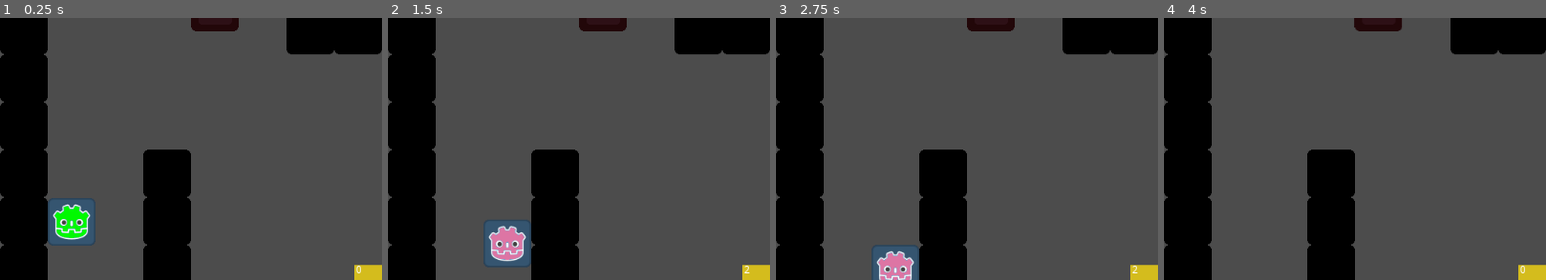
Above: before the commit, frames 1-4 (left to right).
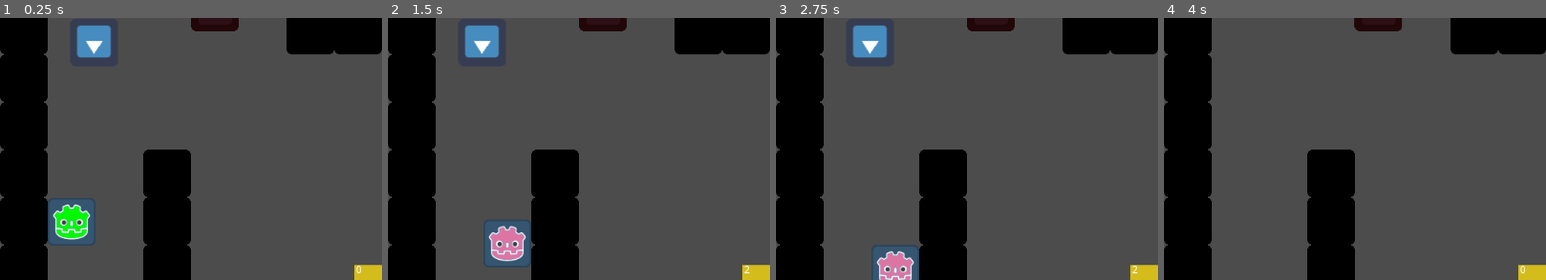
Above: after the commit, the same moments.

Repository: mfurtak/gmtk-game-jam-2019
Game: Godot game, scene res://Main.tscn
The game is run twice, just before and just after one commit, with the same random seed, the same clock (stepped at 60 frames per second) and the same inputs. The engine's default icon, where the game draws it, is replaced by a stand-in: a white triangle on a blue panel in a dark square.
Inputs:
- Up to frame 1 (0.25 s): no input
- Up to frame 2 (1.5 s): hold Right (ui_right) 0.53-1.28 s; tap Space (ui_select) at 0.77 s; tap Enter at 1.25 s; hold Down (ui_down) from 1.28 s (still down)
- Up to frame 3 (2.75 s): tap Space (ui_select) at 1.52 s; release Down (ui_down) at 2.03 s; hold Right (ui_right) from 2.03 s (still down)
- Up to frame 4 (4 s): release Right (ui_right) at 2.78 s; hold Up (ui_up) 2.78-3.53 s; tap Space (ui_select) at 3.02, 3.77 s; hold Left (ui_left) from 3.53 s (still down)
The pictures show only the part of the screen within x 0-50%, y 38-88%; the shares and areas given below are measured in that part.

The runs differ from the first frame. In frame 1, 1.1% of the frame differs, in the area x 20-29%, y 2-16%; in frame 2, 1.1%; in frame 3, 1.1%; in frame 4, nothing differs.

Commit message:
Pickups mechanism start

Diff:
--- a/gmtk-godot/HUD.tscn
+++ b/gmtk-godot/HUD.tscn
@@ -1,6 +1,7 @@
 [gd_scene format=2]
 
 [node name="HUD" type="CanvasLayer"]
+editor/display_folded = true
 
 [node name="HudBar" type="ColorRect" parent="."]
 margin_left = 1.0
--- a/gmtk-godot/Main.tscn
+++ b/gmtk-godot/Main.tscn
@@ -7,6 +7,7 @@
 [ext_resource path="res://simple_tileset.tres" type="TileSet" id=5]
 [ext_resource path="res://HUD.tscn" type="PackedScene" id=6]
 [ext_resource path="res://HUD.gd" type="Script" id=7]
+[ext_resource path="res://Pickup.tscn" type="PackedScene" id=8]
 
 [node name="Main" type="Node"]
 script = ExtResource( 1 )
@@ -18,7 +19,6 @@
 position = Vector2( 96, 544 )
 
 [node name="Enemies" type="Node" parent="."]
-editor/display_folded = true
 
 [node name="Thwomp" parent="Enemies" instance=ExtResource( 4 )]
 position = Vector2( 288, 256 )
@@ -43,3 +43,19 @@
 "ItemSwap",
 ] instance=ExtResource( 6 )]
 script = ExtResource( 7 )
+
+[node name="Pickups" type="Node" parent="."]
+
+[node name="ShieldPickup" parent="Pickups" instance=ExtResource( 8 )]
+visible = false
+position = Vector2( 129.062, 383.974 )
+
+[node name="SwordPickup" parent="Pickups" instance=ExtResource( 8 )]
+visible = false
+position = Vector2( 64.2627, 66.4053 )
+
+[node name="BowPickup" parent="Pickups" instance=ExtResource( 8 )]
+position = Vector2( 126.384, 303.109 )
+
+[node name="Pickup" parent="Pickups" instance=ExtResource( 8 )]
+visible = false
--- /dev/null
+++ b/gmtk-godot/Pickup.gd
@@ -0,0 +1,26 @@
+extends Area2D
+
+# Called when the node enters the scene tree for the first time.
+func _ready():
+	pass # Replace with function body.
+
+func _physics_process(delta):
+	var bodies = get_overlapping_bodies()
+	for body in bodies:
+		if body.name == "Player" and self.visible:
+			var player = body
+			match self.name:
+				'BowPickup':
+					player.get_item(player.Items.BOW)
+				'SwordPickup':
+					player.get_item(player.Items.SWORD)
+				'ShieldPickup':
+					player.get_item(player.Items.SHIELD)
+				_:
+					pass
+
+			self.queue_free()
+
+# Called every frame. 'delta' is the elapsed time since the previous frame.
+func _process(delta):
+	pass
--- /dev/null
+++ b/gmtk-godot/Pickup.tscn
@@ -0,0 +1,18 @@
+[gd_scene load_steps=4 format=2]
+
+[ext_resource path="res://Pickup.gd" type="Script" id=1]
+[ext_resource path="res://icon.png" type="Texture" id=2]
+
+[sub_resource type="RectangleShape2D" id=1]
+extents = Vector2( 32, 32 )
+
+[node name="Pickup" type="Area2D"]
+position = Vector2( 32.1314, 33.2026 )
+script = ExtResource( 1 )
+
+[node name="CollisionShape2D" type="CollisionShape2D" parent="."]
+shape = SubResource( 1 )
+
+[node name="icon" type="Sprite" parent="."]
+rotation = -3.14159
+texture = ExtResource( 2 )
--- a/gmtk-godot/Player.gd
+++ b/gmtk-godot/Player.gd
@@ -85,6 +85,8 @@
 
 	$ItemSwapTimer.wait_time = item_duration
 
+func get_item(item):
+	print("GOT ITEM: ", item)
 
 func _on_ItemSwapTimer_timeout():
 	current_item = items_queue.pop_front()
Not shown: 1 places in gmtk-godot/Main.tscn that only renumber resources
